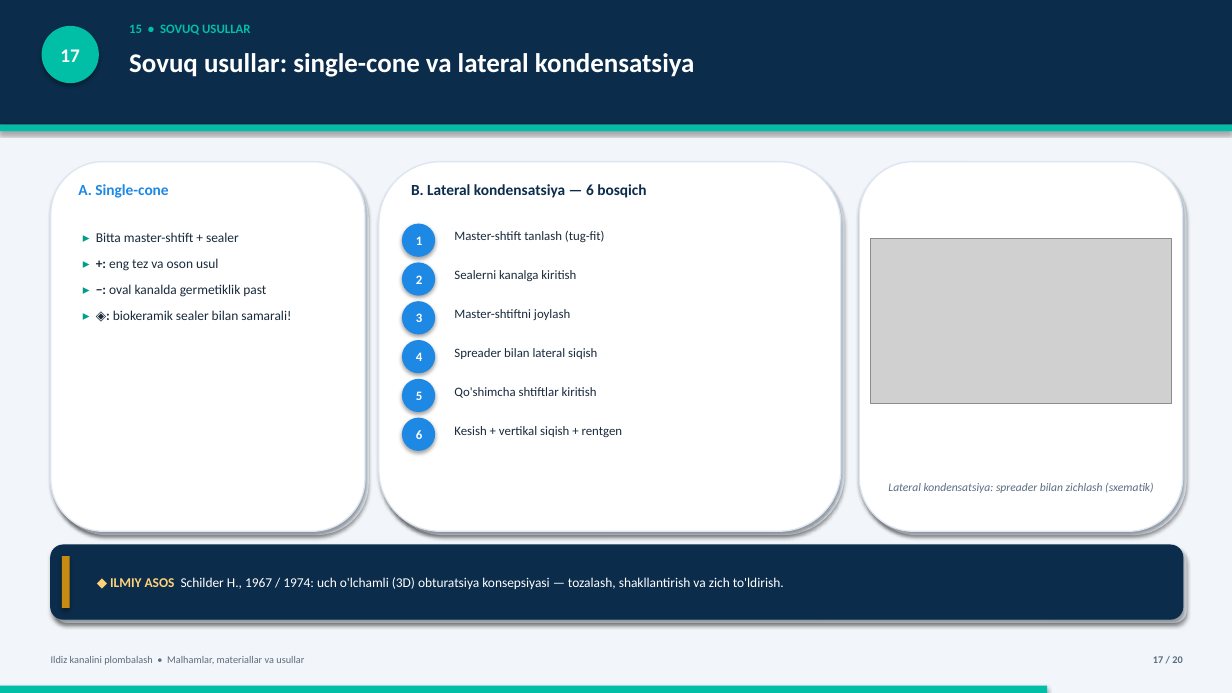
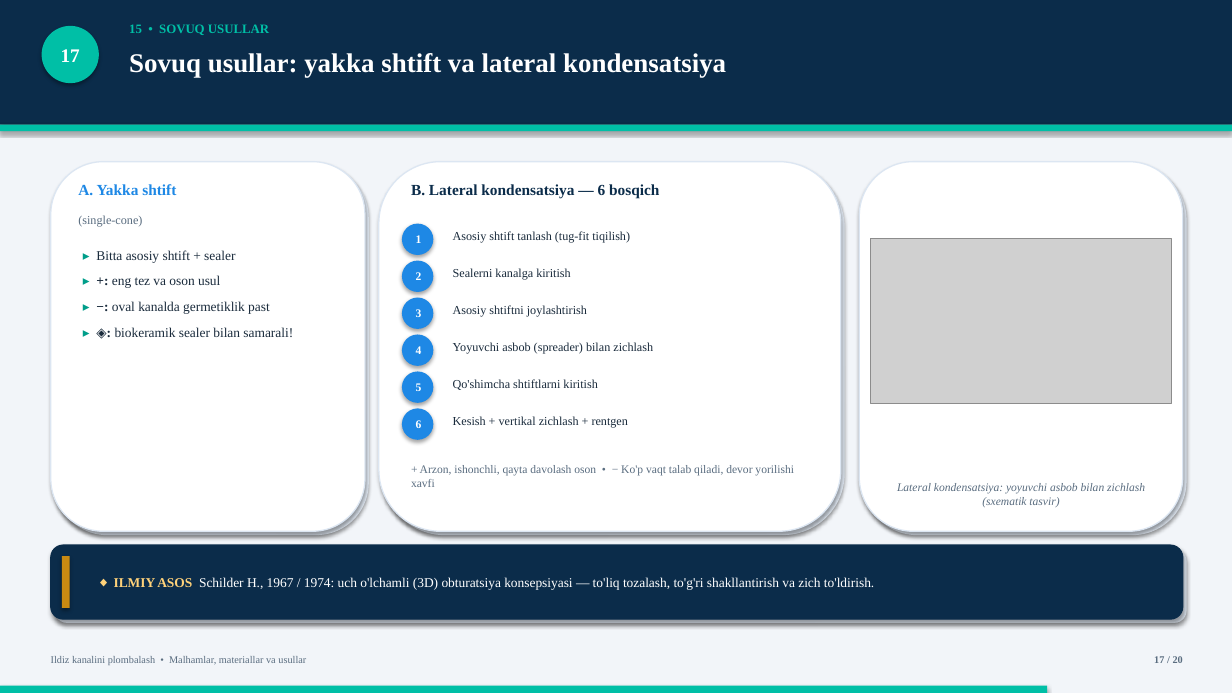
Before and after one commit to jabborovd18-collab/jdakimyo, a slide deck: slide 17 of Ildiz_kanalini_plombalash_taqdimot.pptx. Drawn at 1232x693 pixels with LibreOffice and Linux fonts; fonts in the diff are those of the drawing; grey boxes stand for pictures. Boxes give left, top, right and bottom in pixels: in the first picture for what was removed or moved away, otherwise in the second. Text is boxed around its words. In the diff, an @@ line names an element or a change of style, - is before the commit and + after.

```diff
--- a/Ildiz_kanalini_plombalash_taqdimot.pptx
+++ b/Ildiz_kanalini_plombalash_taqdimot.pptx
@@ text at bbox=[129, 53, 726, 77]: text changed; font Calibri to Times New Roman @@
-Sovuq usullar: single-cone va lateral kondensatsiya
+Sovuq usullar: yakka shtift va lateral kondensatsiya
@@ font Calibri to Times New Roman in 5 elements at bbox=[42, 26, 99, 83], bbox=[129, 24, 269, 35], bbox=[51, 656, 306, 665], bbox=[1154, 656, 1183, 663], bbox=[411, 184, 659, 199] @@
@@ text added at bbox=[78, 184, 176, 195], 12 pt, text #1E88E5, bold @@
+A. Yakka shtift
@@ text at bbox=[78, 215, 142, 227]: text changed; size 12 to 9.5 pt; font Calibri to Times New Roman; text colour #1E88E5 to #5A6D80; bold off @@
-A. Single-cone
+(single-cone)
@@ text at bbox=[96, 232, 239, 242]: text changed; font Calibri to Times New Roman @@
-▸ Bitta master-shtift + sealer
+▸ Bitta asosiy shtift + sealer
@@ text at bbox=[453, 231, 630, 242]: text changed; size 10 to 9.5 pt; font Calibri to Times New Roman @@
-Master-shtift tanlash (tug-fit)
+Asosiy shtift tanlash (tug-fit tiqilish)
@@ text "▸ Bitta asosiy shtift + ...": place and size @@
-text "▸ Bitta asosiy shtift + ..." at bbox=[96, 232, 291, 320]
+text "▸ Bitta asosiy shtift + ..." at bbox=[112, 275, 293, 337]
@@ ellipse "2": place and size @@
-ellipse "2" at bbox=[402, 262, 435, 296]
+ellipse "2" at bbox=[402, 261, 433, 292]
@@ text "Sealerni kanalga kiritish" at bbox=[453, 268, 570, 279]: size 10 to 9.5 pt, font Calibri to Times New Roman @@
@@ text at bbox=[112, 275, 293, 337]: font Calibri to Times New Roman in "▸ +: eng tez va oson usul", "▸ −: oval kanalda germetiklik past", "▸ ◈: biokeramik sealer bilan samarali!"; line spacing 1.15 to 1.12 @@
@@ text at bbox=[453, 305, 587, 316]: text changed; size 10 to 9.5 pt; font Calibri to Times New Roman @@
-Master-shtiftni joylash
+Asosiy shtiftni joylashtirish
@@ text at bbox=[453, 342, 653, 353]: text changed; size 10 to 9.5 pt; font Calibri to Times New Roman @@
-Spreader bilan lateral siqish
+Yoyuvchi asbob (spreader) bilan zichlash
@@ 3 ellipses: place and size @@
-3 ellipses at bbox=[402, 301, 435, 412]
+3 ellipses at bbox=[402, 298, 433, 403]
@@ text at bbox=[453, 379, 597, 390]: text changed; size 10 to 9.5 pt; font Calibri to Times New Roman @@
-Qo'shimcha shtiftlar kiritish
+Qo'shimcha shtiftlarni kiritish
@@ size 10 to 9 pt, font Calibri to Times New Roman in 6 elements at bbox=[402, 224, 433, 255], bbox=[402, 261, 433, 292], bbox=[402, 298, 433, 329], bbox=[402, 335, 433, 366], bbox=[402, 372, 433, 403], bbox=[402, 409, 433, 440] @@
@@ ellipse "6": place and size @@
-ellipse "6" at bbox=[402, 418, 435, 451]
+ellipse "6" at bbox=[402, 409, 433, 440]
@@ text at bbox=[453, 416, 628, 427]: text changed; size 10 to 9.5 pt; font Calibri to Times New Roman @@
-Kesish + vertikal siqish + rentgen
+Kesish + vertikal zichlash + rentgen
@@ text added at bbox=[411, 465, 794, 487], 9 pt, text #5A6D80 @@
++ Arzon, ishonchli, qayta davolash oson • − Ko'p vaqt talab qiladi, devor yorilishi xavfi
@@ text at bbox=[897, 483, 1145, 507]: text changed; font Calibri to Times New Roman @@
-Lateral kondensatsiya: spreader bilan zichlash (sxematik)
+Lateral kondensatsiya: yoyuvchi asbob bilan zichlash (sxematik tasvir)
@@ text at bbox=[114, 577, 874, 590]: text changed; font Calibri to Times New Roman @@
-◆ ILMIY ASOS Schilder H., 1967 / 1974: uch o'lchamli (3D) obturatsiya konsepsiyasi — tozalash, shakllantirish va zich to'ldirish.
+◆ ILMIY ASOS Schilder H., 1967 / 1974: uch o'lchamli (3D) obturatsiya konsepsiyasi — to'liq tozalash, to'g'ri shakllantirish va zich to'ldirish.
```
Also in this commit, not shown: 19 other slides changed, 1 other file.
